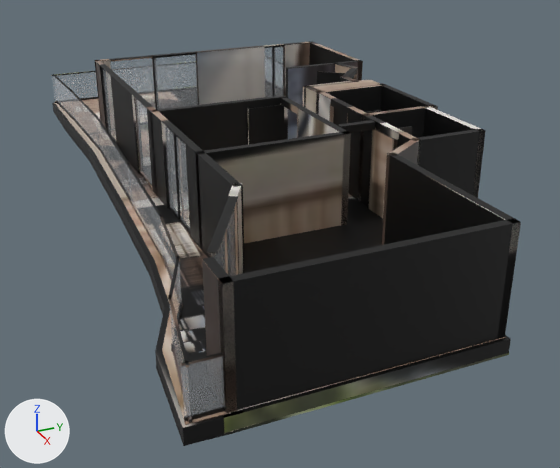
The glTF model _bake/glb/kent-33/model.glb as it was, and as the next commit left it.
Both versions are drawn from a 50 mm lens placed at (19.2, -7.6, 7.5), pointed at (1.4, 0.4, -1.4). Arrows for +X, +Y and +Z are at lower left; the lights stay in place. The picture after the commit comes second. Where no turn or scale is listed for an object, it has been applied to the vertices. Vertices at exactly the same position are counted once.
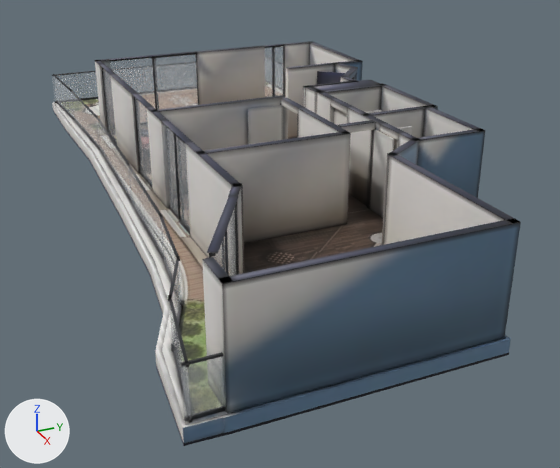
Boxes (x1, y1, x2, y2) around the edits, measured in the pictures (560 x 468 px):
'Mesh_0', surface changed (lighter)
    both: (52, 41, 520, 446)
part 1 of me_mesh_0, reshaped
    after: (53, 41, 521, 446)
part 2 of me_mesh_0, surface changed (black to grey)
    both: (52, 41, 517, 446)

What changed in the scene script:
```text
Change mat_baked:
    where n3 = _N.new('ShaderNodeMapping'); n3.name = 'Mapping'
    n3.inputs[1].default_value: (0.00104, -14.97, 0.0) -> (0.000815, -14.98, 0.0)  # 'Location'
    n3.inputs[3].default_value: (10.49, 15.97, 1.0) -> (14.58, 15.98, 1.0)  # 'Scale'
Change me_mesh_0:
    used by ob_mesh_0; location = (-10.02, 5.04, -0.36)
    remove me_mesh_0.from_pydata(...)  # 2210 vertices, 3916 faces; spans x 0.0..20.0, y -10.1..0.0, z 0.0..2.6
    add me_mesh_0.from_pydata(...)  # 2677 vertices, 4906 faces; spans x 0.0..20.0, y -10.1..0.0, z 0.0..2.6
    me_mesh_0 part 1: 7 vertices moved within x 4.3..15.5, y -4.4..-2.9, z 0.0..0.4; 467 vertices added at x 4.1..20.0, y -9.5..0.0, z 0.0..2.6
    me_mesh_0 part 2: 2893 kept faces spanning x 0.0..20.0, y -10.1..0.0, z 0.0..2.6 get new texture (UV) coordinates
```
